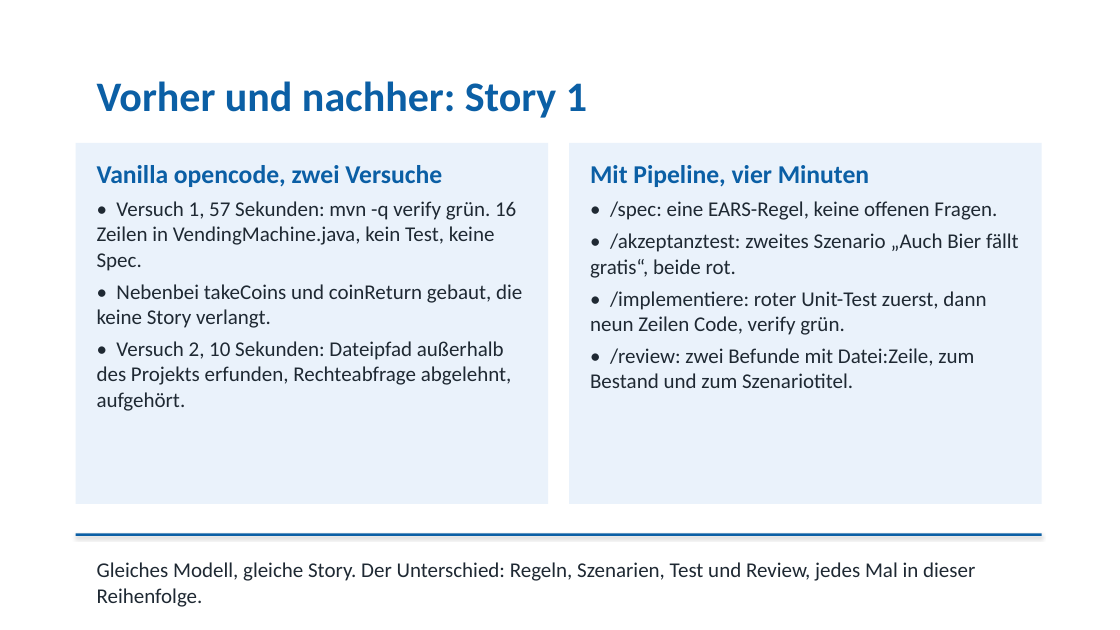
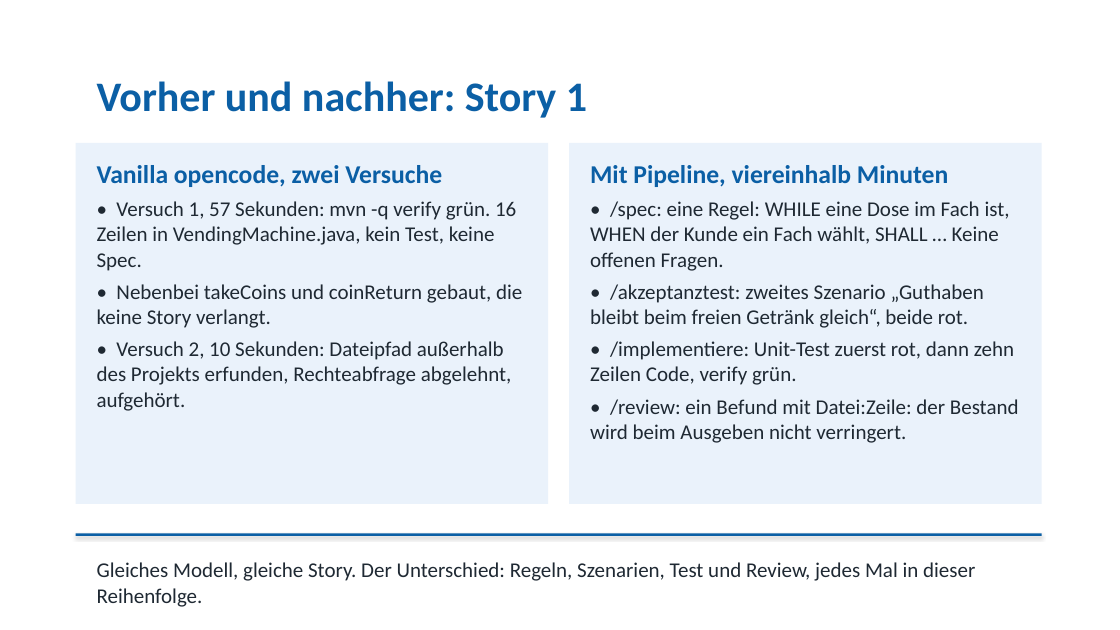
Before and after one commit to sharpsharp-ai/VendingMachine2026-opencode, a slide deck: slide 10 of folien/folien.pptx. Drawn at 1120x630 pixels with LibreOffice and Linux fonts; fonts in the diff are those of the drawing. Boxes give left, top, right and bottom in pixels: in the first picture for what was removed or moved away, otherwise in the second. Text is boxed around its words. In the diff, an @@ line names an element or a change of style, - is before the commit and + after.

```diff
--- a/folien/folien.pptx
+++ b/folien/folien.pptx
@@ text in rectangle at bbox=[590, 165, 1019, 443]: text changed @@
-Mit Pipeline, vier Minuten
-• /spec: eine EARS-Regel, keine offenen Fragen.
-• /akzeptanztest: zweites Szenario „Auch Bier fällt gratis“, beide rot.
-• /implementiere: roter Unit-Test zuerst, dann neun Zeilen Code, verify grün.
-• /review: zwei Befunde mit Datei:Zeile, zum Bestand und zum Szenariotitel.
+Mit Pipeline, viereinhalb Minuten
+• /spec: eine Regel: WHILE eine Dose im Fach ist, WHEN der Kunde ein Fach wählt, SHALL … Keine offenen Fragen.
+• /akzeptanztest: zweites Szenario „Guthaben bleibt beim freien Getränk gleich“, beide rot.
+• /implementiere: Unit-Test zuerst rot, dann zehn Zeilen Code, verify grün.
+• /review: ein Befund mit Datei:Zeile: der Bestand wird beim Ausgeben nicht verringert.
```
Also in this commit, not shown: 30 other files.
